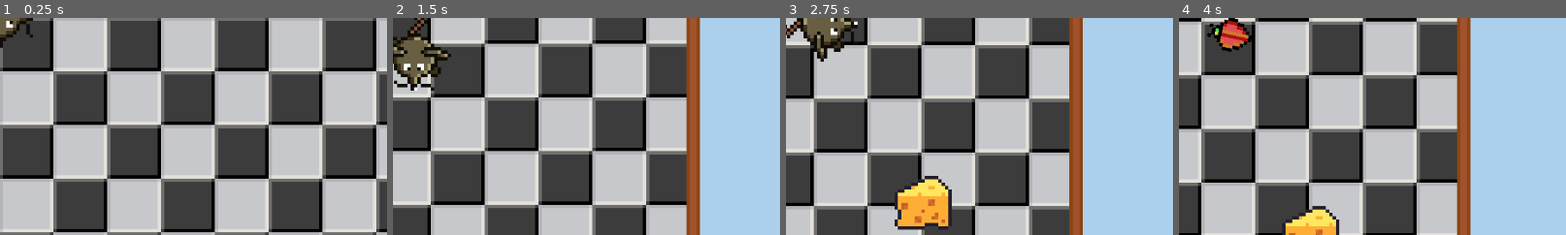
Above: before the commit, frames 1-4 (left to right).
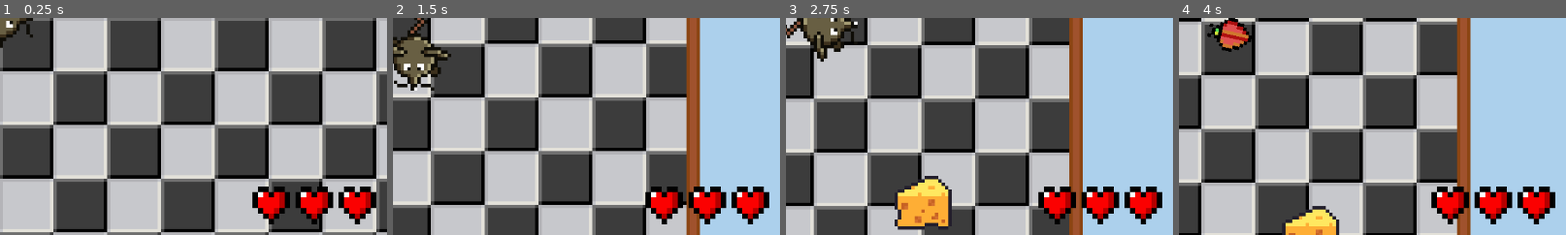
Above: after the commit, the same moments.

Repository: rasmussvala/TDDD23-Cheddar-Chase
Game: Godot game, scene res://scenes/game.tscn
Same seed, same stepped clock (60 frames per second), same inputs: the game is played once before the commit and once after it. This scene is started directly instead of the project's main scene.
Inputs:
- Up to frame 1 (0.25 s): no input
- Up to frame 2 (1.5 s): tap Enter at 0.5 s; hold Right (ui_right) 0.53-1.28 s; hold Down (ui_down) from 1.28 s (still down)
- Up to frame 3 (2.75 s): release Down (ui_down) at 2.03 s; hold Right (ui_right) from 2.03 s (still down)
- Up to frame 4 (4 s): release Right (ui_right) at 2.78 s; hold Up (ui_up) 2.78-3.53 s; hold Left (ui_left) from 3.53 s (still down)
The pictures show only the part of the screen within x 50-100%, y 50-100%; the shares and areas given below are measured in that part.

The runs differ from the first frame. In frame 1, 3.6% of the frame differs, in the area x 65-98%, y 77-96%; in frame 2, 3.6%; in frame 3, 3.7%; in frame 4, 3.7%.

Commit message:
Added Health Sprites

Diff:
--- a/scenes/tools/hud.tscn
+++ b/scenes/tools/hud.tscn
@@ -1,7 +1,8 @@
-[gd_scene load_steps=3 format=3 uid="uid://cq501sdvos586"]
+[gd_scene load_steps=4 format=3 uid="uid://cq501sdvos586"]
 
-[ext_resource type="FontFile" uid="uid://dwxiyviu3pln4" path="res://assets/tools/fonts/PixelOperator8.ttf" id="1_2if4o"]
+[ext_resource type="FontFile" uid="uid://hu3cedqh4cft" path="res://assets/tools/fonts/PixelOperator8.ttf" id="1_2if4o"]
 [ext_resource type="Script" path="res://scripts/hud.gd" id="1_20cvk"]
+[ext_resource type="Texture2D" uid="uid://8rjfv0b0gwqs" path="res://assets/heart/heart-filled.png" id="3_424o5"]
 
 [node name="hud" type="CanvasLayer"]
 script = ExtResource("1_20cvk")
@@ -18,3 +19,18 @@
 theme_override_fonts/font = ExtResource("1_2if4o")
 theme_override_font_sizes/font_size = 64
 text = "0 Cheese"
+
+[node name="Sprite2D" type="Sprite2D" parent="."]
+position = Vector2(1104, 600)
+scale = Vector2(8, 8)
+texture = ExtResource("3_424o5")
+
+[node name="Sprite2D2" type="Sprite2D" parent="."]
+position = Vector2(1040, 600)
+scale = Vector2(8, 8)
+texture = ExtResource("3_424o5")
+
+[node name="Sprite2D3" type="Sprite2D" parent="."]
+position = Vector2(976, 600)
+scale = Vector2(8, 8)
+texture = ExtResource("3_424o5")
Binary file added: assets/heart/heart-filled.png
Binary file added: assets/heart/heart-unfilled.png
